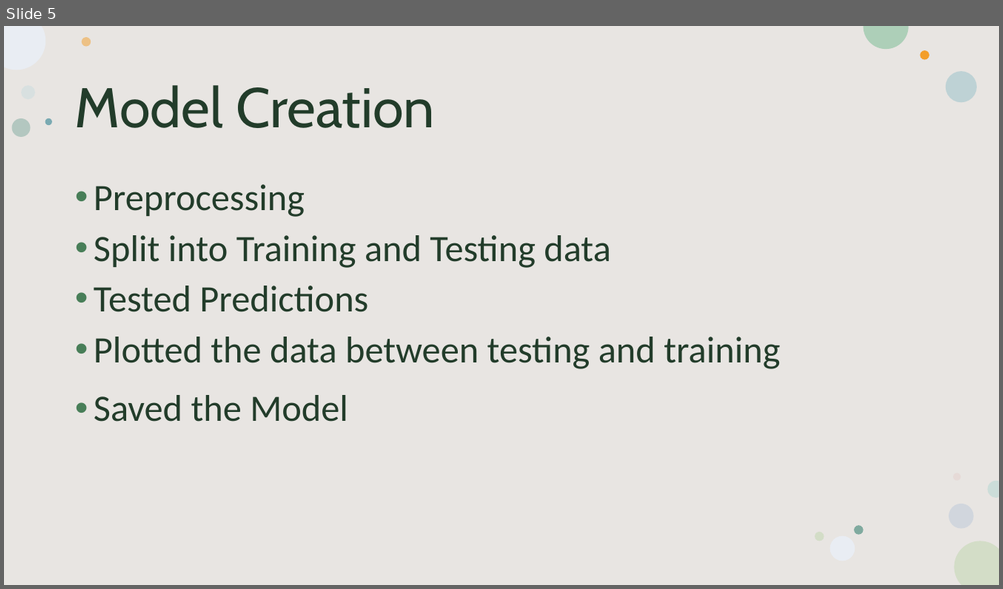
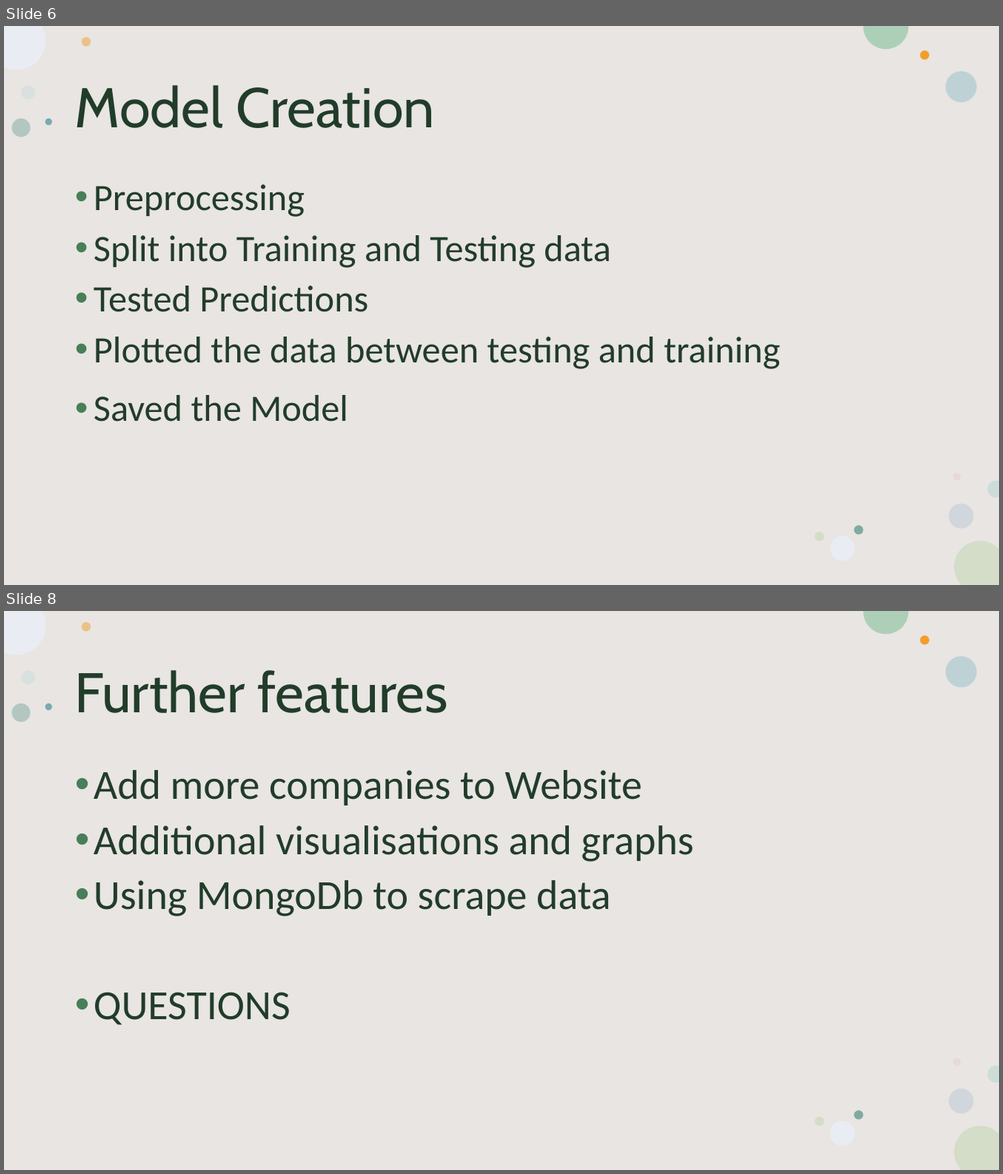
Before and after one commit to antoinetteboyle/Demystifying-ML, a slide deck: MACHINE LEARNING.pptx. Shown one above the other, each under a label of ours: slide 5 before the commit, slides 6 and 8 after it; the slides between them are not shown. The pictures are 1003x589 and 1003x1174 pixels, drawn with LibreOffice and Linux fonts; fonts in the diff are those of the drawing. Boxes give left, top, right and bottom in pixels: in the first picture for what was removed or moved away, otherwise in the second. Text is boxed around its words. In the diff, an @@ line names an element or a change of style, - is before the commit and + after.

Commit message:
data and images

```diff
--- a/MACHINE LEARNING.pptx
+++ b/MACHINE LEARNING.pptx
@@ slide 8 added at box(4, 611, 999, 1170), background #FFFFFF; not listed: 16 template elements that a slide beside it also shows @@
@@ title added at box(75, 670, 448, 713), 54 pt, text #223C2A @@
+Further features
@@ text added at box(94, 770, 694, 1025), 40 pt, text #223C2A @@
+• Add more companies to Website
+• Additional visualisations and graphs
+• Using MongoDb to scrape data
+• QUESTIONS
@@ what was slide 5 is now slide 6 @@
```
Also in this commit, not shown: 2 other slides added, 40 other files.
